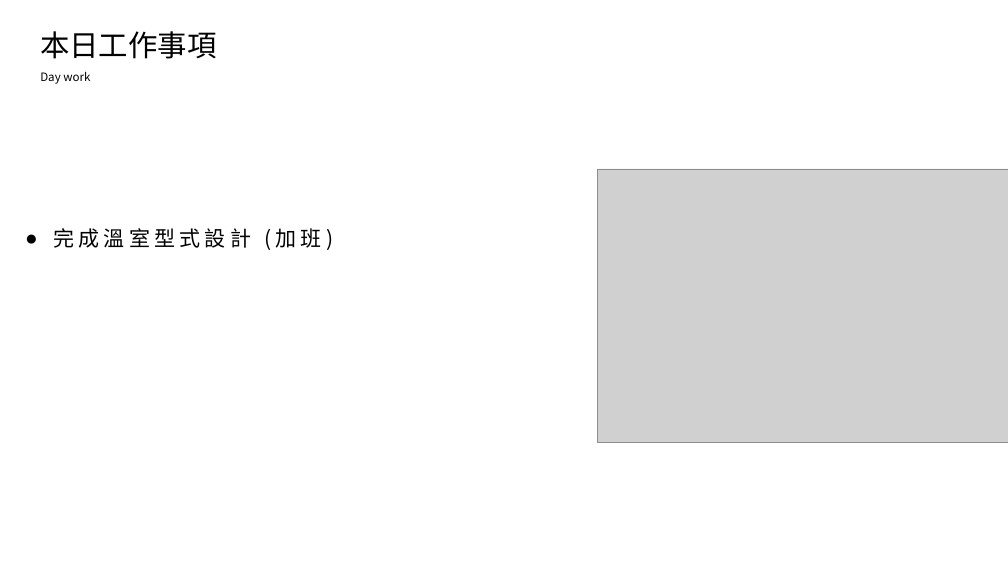
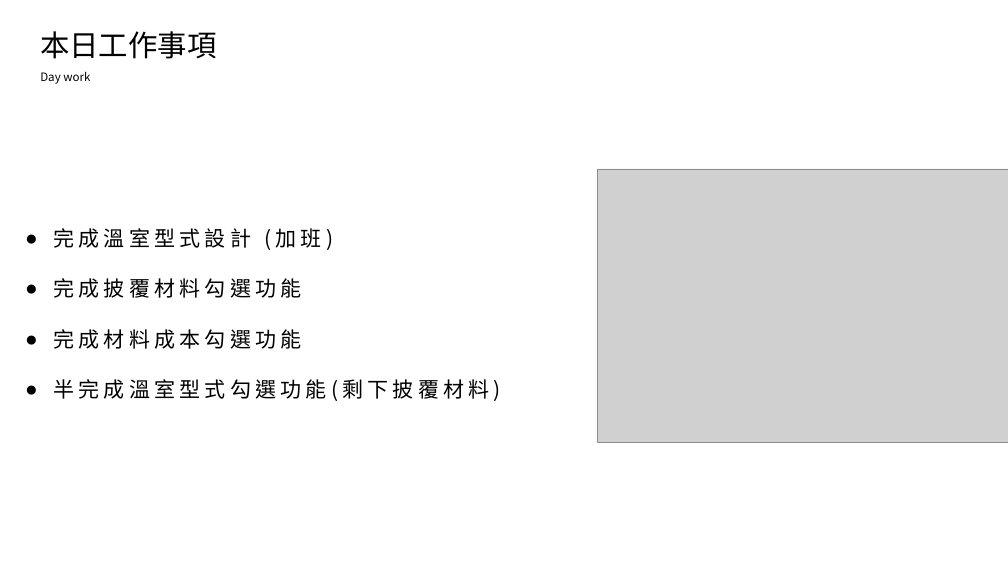
Before and after one commit to king637324/KnowledgeGreenhouseSystem, a slide deck: slide 2 of 工作日報_葉柏漢/2021.08/2021.08.17(加班)~2021.08.18工作日報_葉柏漢.pptx. Drawn at 1008x567 pixels with LibreOffice and Linux fonts; fonts in the diff are those of the drawing; grey boxes stand for pictures. Boxes give left, top, right and bottom in pixels: in the first picture for what was removed or moved away, otherwise in the second. Text is boxed around its words. In the diff, an @@ line names an element or a change of style, - is before the commit and + after.

```diff
--- a/工作日報_葉柏漢/2021.08/2021.08.17(加班)~2021.08.18工作日報_葉柏漢.pptx
+++ b/工作日報_葉柏漢/2021.08/2021.08.17(加班)~2021.08.18工作日報_葉柏漢.pptx
@@ text at <box>53,278,500,401</box>: paragraphs added @@
+● 完成披覆材料勾選功能
+● 完成材料成本勾選功能
+● 半完成溫室型式勾選功能(剩下披覆材料)
```
Also in this commit, not shown: 1 other slide changed, 3 slides added, 8 other files.
